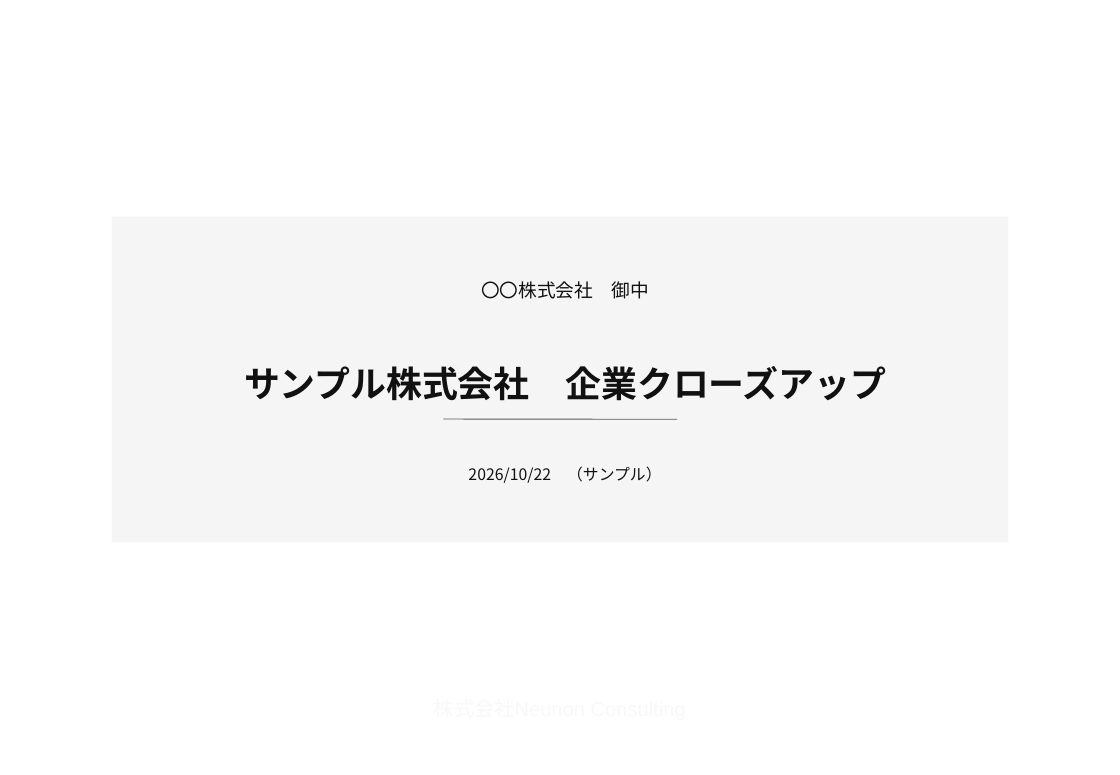
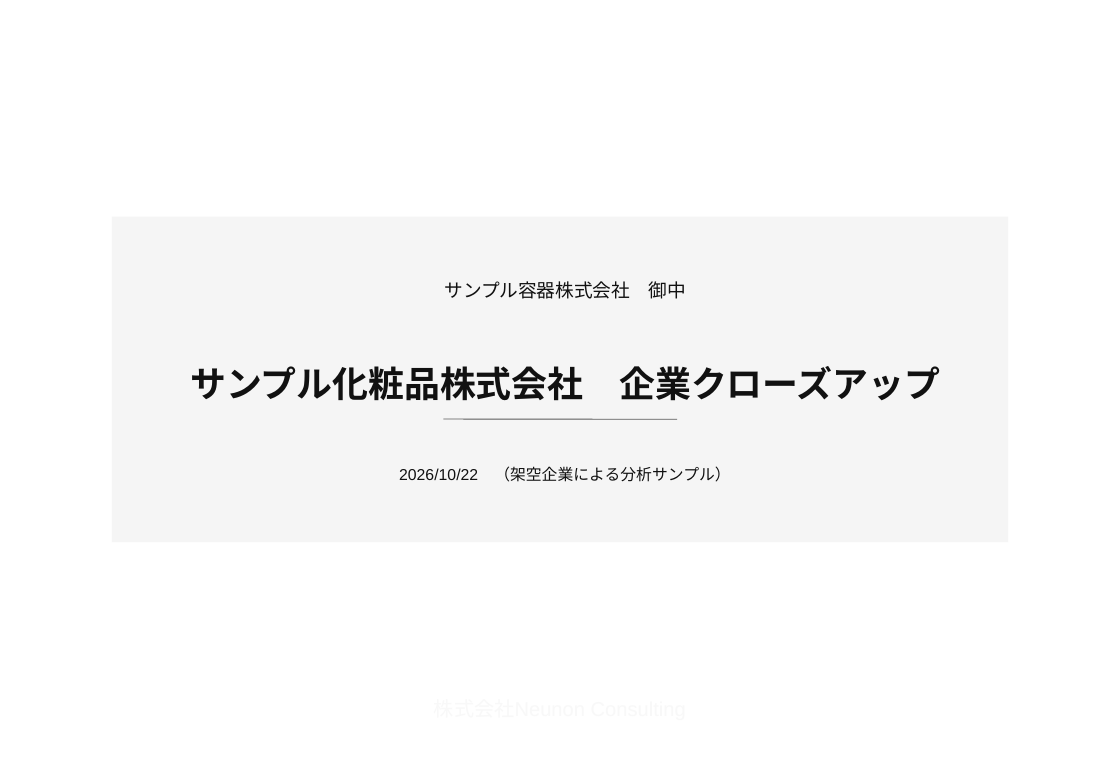
Before and after one commit to neunon/neunon-web, a slide deck: slide 1 of design/existing-customers-sample/existing-customers-sample.pptx. Drawn at 1120x775 pixels with LibreOffice and Linux fonts; fonts in the diff are those of the drawing; background and template pictures are left out. Boxes give left, top, right and bottom in pixels: in the first picture for what was removed or moved away, otherwise in the second. Text is boxed around its words. In the diff, an @@ line names an element or a change of style, - is before the commit and + after.

```diff
--- a/design/existing-customers-sample/existing-customers-sample.pptx
+++ b/design/existing-customers-sample/existing-customers-sample.pptx
@@ text at (444,281,686,299): text changed; font Noto Sans CJK JP to Arial @@
-〇〇株式会社 御中
+サンプル容器株式会社 御中
@@ text at (190,366,940,401): text changed; font Noto Sans CJK JP to Arial @@
-サンプル株式会社 企業クローズアップ
+サンプル化粧品株式会社 企業クローズアップ
@@ text at (399,466,730,482): text changed; font Noto Sans CJK JP to Arial @@
-2026/10/22 （サンプル）
+2026/10/22 （架空企業による分析サンプル）
```
Also in this commit, not shown: 9 other slides changed, 3 other files.
